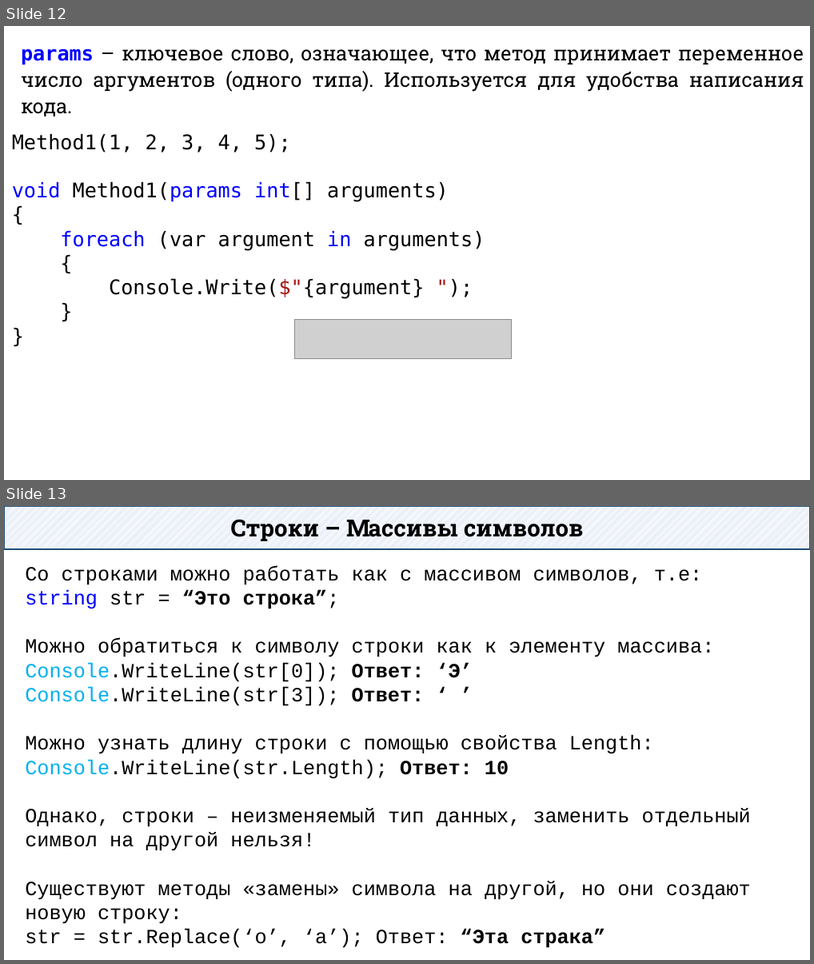
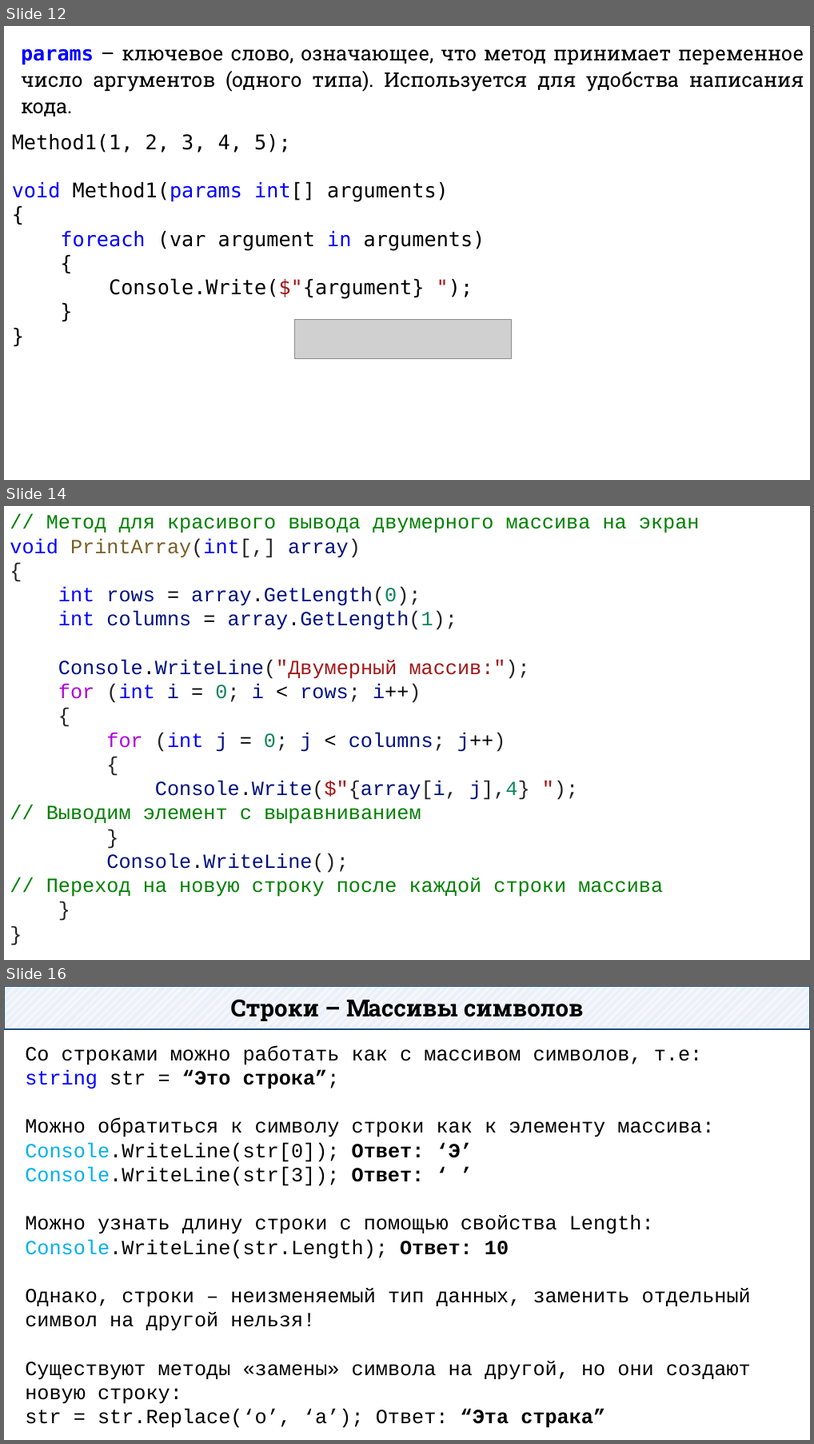
Before and after one commit to DaniilKlyukin/ITiP-1, a slide deck: Лекции/ИТиП лек 3 (лр 3, практическая 2).pptx. Shown one above the other, each under a label of ours: slides 12 and 13 before the commit, slides 12, 14 and 16 after it; the slides between them are not shown. The pictures are 814x964 and 814x1444 pixels, drawn with LibreOffice and Linux fonts; fonts in the diff are those of the drawing; grey boxes stand for pictures. Boxes give left, top, right and bottom in pixels: in the first picture for what was removed or moved away, otherwise in the second. Text is boxed around its words. In the diff, an @@ line names an element or a change of style, - is before the commit and + after.

```diff
--- a/Лекции/ИТиП лек 3 (лр 3, практическая 2).pptx
+++ b/Лекции/ИТиП лек 3 (лр 3, практическая 2).pptx
@@ slide 14 added at (x1=4, y1=506, x2=810, y2=960), background #FFFFFF @@
@@ text added at (x1=10, y1=515, x2=700, y2=896), 24 pt, text #008000 @@
+// Метод для красивого вывода двумерного массива на экран
+void PrintArray(int[,] array)
+{
+int rows = array.GetLength(0);
+int columns = array.GetLength(1);
+Console.WriteLine("Двумерный массив:");
+for (int i = 0; i < rows; i++)
+{
+for (int j = 0; j < columns; j++)
+{
+Console.Write($"{array[i, j],4} ");
+// Выводим элемент с выравниванием
+}
+Console.WriteLine();
+// Переход на новую строку после каждой строки массива
+}
+}
@@ what was slide 13 is now slide 16 @@
```
Also in this commit, not shown: 2 slides changed, 2 other slides added, 32 slides removed, 1 other file.
